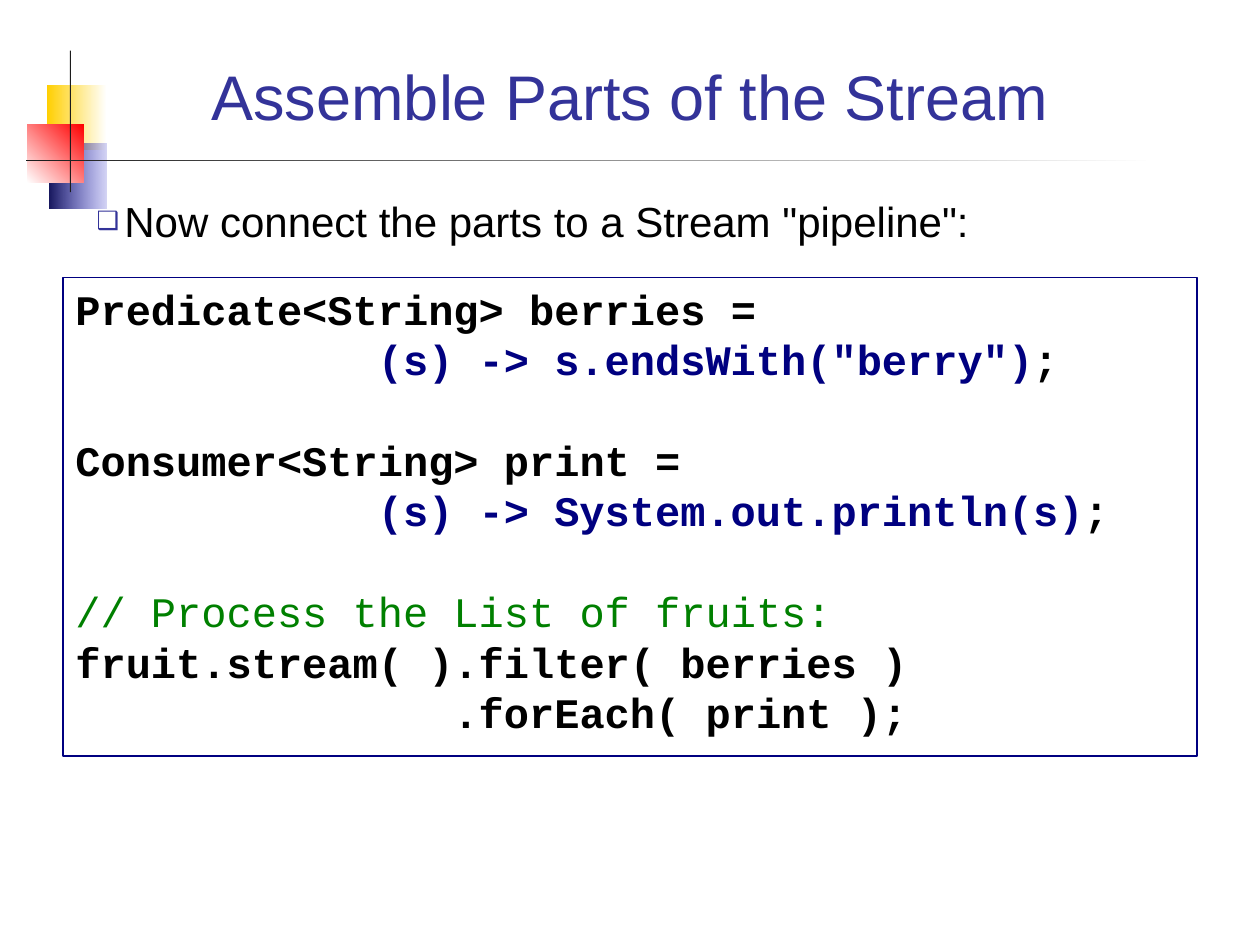
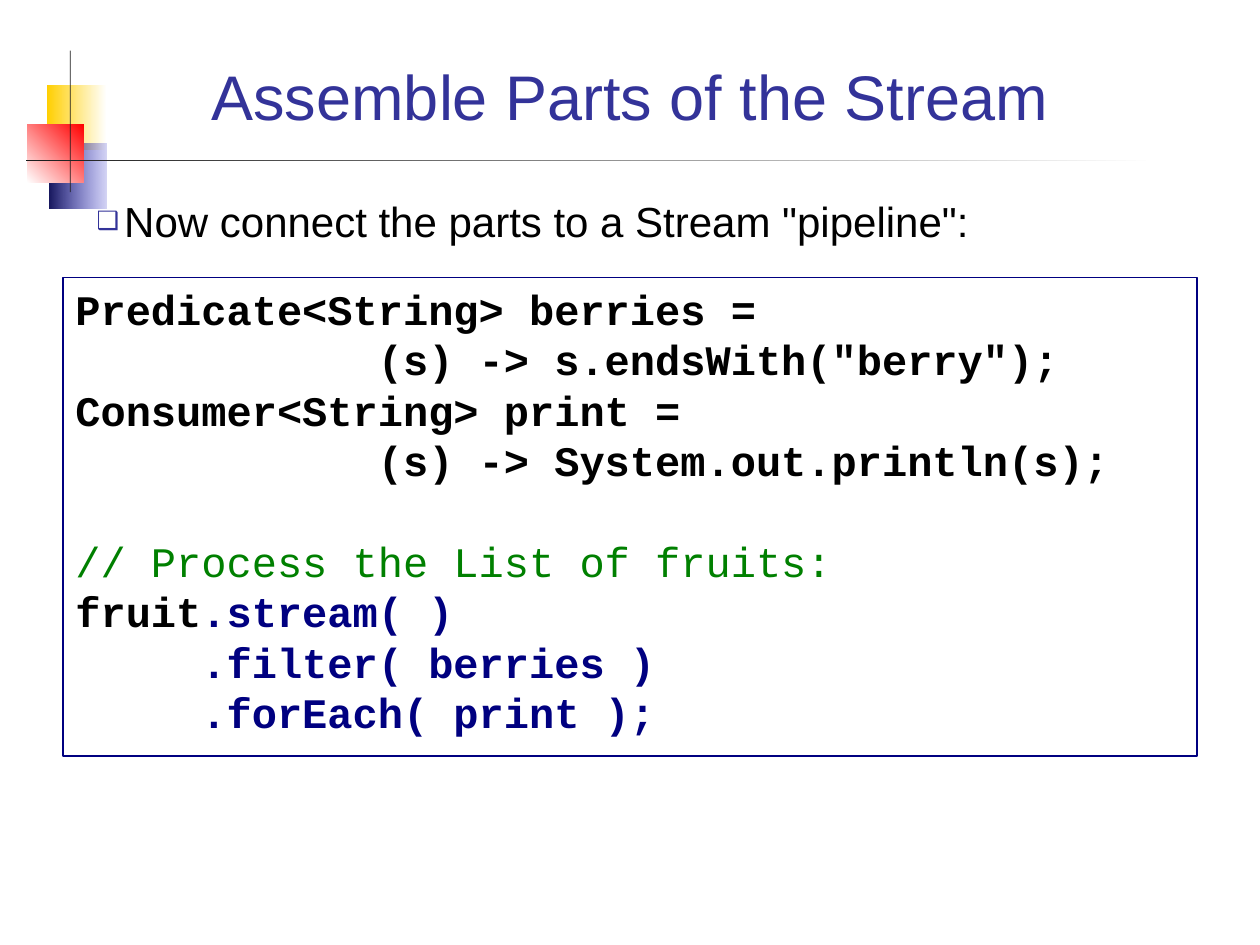
Before and after one commit to skeoop/skeoop.github.io, a slide deck: slide 12 of java8/Streams.ppt (slide 11 before the commit). Drawn at 1260x945 pixels with LibreOffice and Linux fonts; fonts in the diff are those of the drawing. Boxes give left, top, right and bottom in pixels: in the first picture for what was removed or moved away, otherwise in the second. Text is boxed around its words. In the diff, an @@ line names an element or a change of style, - is before the commit and + after.

```diff
--- a/java8/Streams.ppt
+++ b/java8/Streams.ppt
@@ text in rectangle at [201,345,1109,737]: text colour #000080 to #000000 in "(s) -> s.endsWith("berry");", "(s) -> System.out.println(s);"; text colour #000000 to #000080 in ".forEach( print );" @@
@@ text in rectangle at [75,597,604,687]: text changed; text colour #000000 to #000080 @@
-fruit.stream( ).filter( berries )
+fruit.stream( )
+.filter( berries )
```
Also in this commit, not shown: 9 other slides changed, 12 slides added, 1 slide removed, 2 other files.
